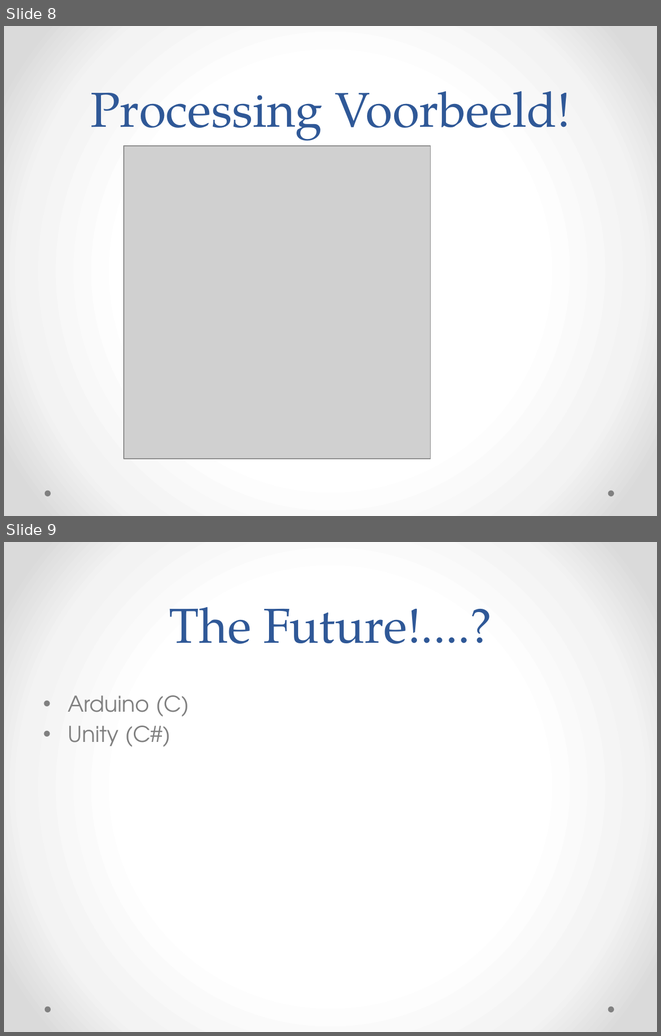
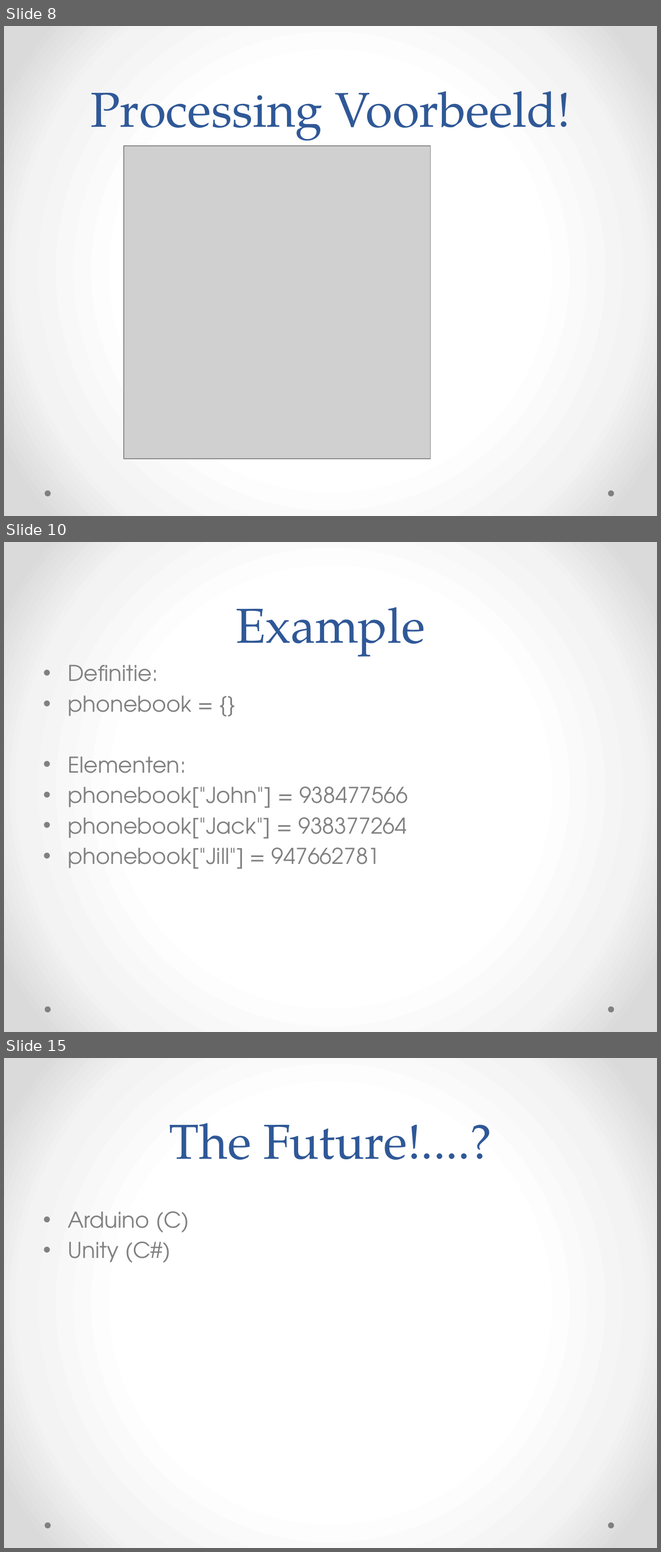
Before and after one commit to vmuijrers/EmpoweringCreativeThinkingThroughProgramming, a slide deck: Slides/ECTTP_Les_10_Overview.pptx. Shown one above the other, each under a label of ours: slides 8 and 9 before the commit, slides 8, 10 and 15 after it; the slides between them are not shown. The pictures are 661x1036 and 661x1552 pixels, drawn with LibreOffice and Linux fonts; fonts in the diff are those of the drawing; grey boxes stand for pictures. Boxes give left, top, right and bottom in pixels: in the first picture for what was removed or moved away, otherwise in the second. Text is boxed around its words. In the diff, an @@ line names an element or a change of style, - is before the commit and + after.

```diff
--- a/Slides/ECTTP_Les_10_Overview.pptx
+++ b/Slides/ECTTP_Les_10_Overview.pptx
@@ slide 10 added at (4,542,657,1032), background gradient #FFFFFF to #F4F4F4 to #DADADA; not listed: 2 template elements that a slide beside it also shows @@
@@ title added at (236,607,425,656), 54 pt, text #2F5897 @@
+Example
@@ text added at (68,664,408,868), 24 pt, text #808080 @@
+• Definitie:
+• phonebook = {}
+• Elementen:
+• phonebook["John"] = 938477566
+• phonebook["Jack"] = 938377264
+• phonebook["Jill"] = 947662781
@@ what was slide 9 is now slide 15 @@
```
Also in this commit, not shown: 1 slide changed, 6 other slides added.
